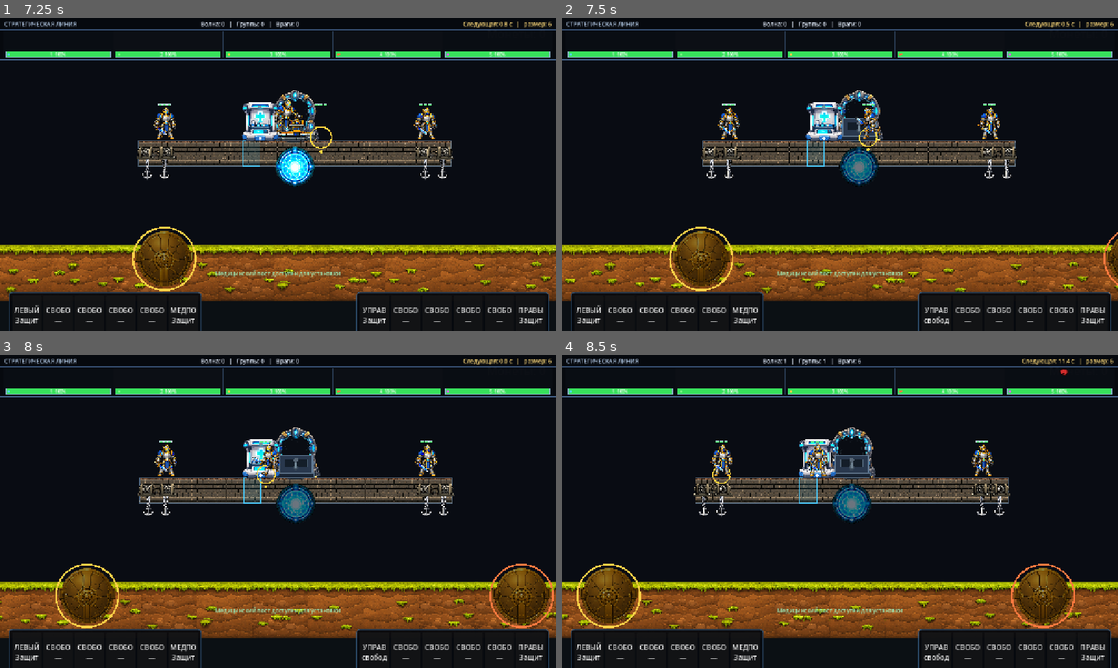
Above: before the commit, frames 1-4 (two rows, left to right).
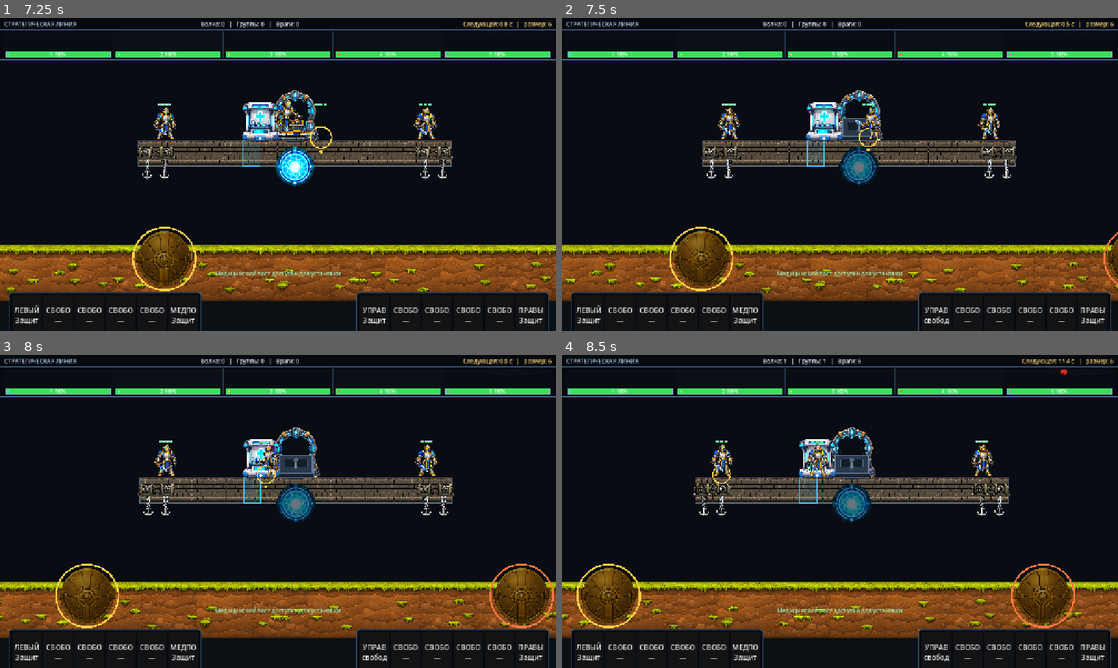
Above: after the commit, the same moments.

Repository: bageus/GloryProtect
Game: Godot game, scene res://scenes/game/game_root.tscn
Two runs of this game, one before a commit and one after it. Both use one fixed random seed, a clock stepped at 60 frames per second and the inputs below. This scene is started directly instead of the project's main scene.
Inputs (mouse positions are in pixels of both pictures, inside the frame that each line leads up to):
- Up to frame 1 (7.25 s): tap Enter (ui_accept) at 0.5, 0.77, 3.77, 6.77 s; move the mouse to (250, 237) at 0.52 s; hold Right (ui_right) 0.53-1.25 s; tap 1 at 0.6 s; click (250, 237) at 0.67 s; drag from (444, 221) to (250, 237) at 1.27 s; move the mouse to (111, 127) at 2.02 s; hold Left (ui_left) 2.03-2.75 s; tap 3 at 2.1 s; drag from (305, 174) to (111, 127) at 2.77 s; move the mouse to (194, 96) at 3.52 s; hold Left (ui_left) 3.53-4.25 s; tap R at 3.6 s; drag from (400, 158) to (194, 96) at 4.27 s; move the mouse to (166, 190) at 5.02 s; hold Right (ui_right) 5.03-5.75 s; tap M at 5.1 s; click (166, 190) at 5.17 s; drag from (333, 105) to (166, 190) at 5.77 s; move the mouse to (250, 237) at 6.52 s; hold Right (ui_right) from 6.53 s (still down); tap H at 6.6 s
- Up to frame 2 (7.5 s): release Right (ui_right) at 7.25 s; drag from (1006, 221) to (812, 237) at 7.27 s
- Up to frame 3 (8 s): no input
- Up to frame 4 (8.5 s): move the mouse to (673, 464) at 8.02 s; hold Left (ui_left) from 8.03 s (still down); tap 6 at 8.1 s

Frame 1 is identical in both runs. In frame 2, 0.3% of the frame differs, in the area x 52-58%, y 28-43%; in frame 3, 0.1%; in frame 4, nothing differs.

Commit message:
Slow only defender run animation

Diff:
--- a/scenes/crew/defender.tscn
+++ b/scenes/crew/defender.tscn
@@ -58,3 +58,4 @@
 status_effects_path = NodePath("../StatusEffectComponent")
 role_manager_path = NodePath("../../../CrewRoleManager")
 body_radius = 14.0
+run_frame_rate = 7.0
